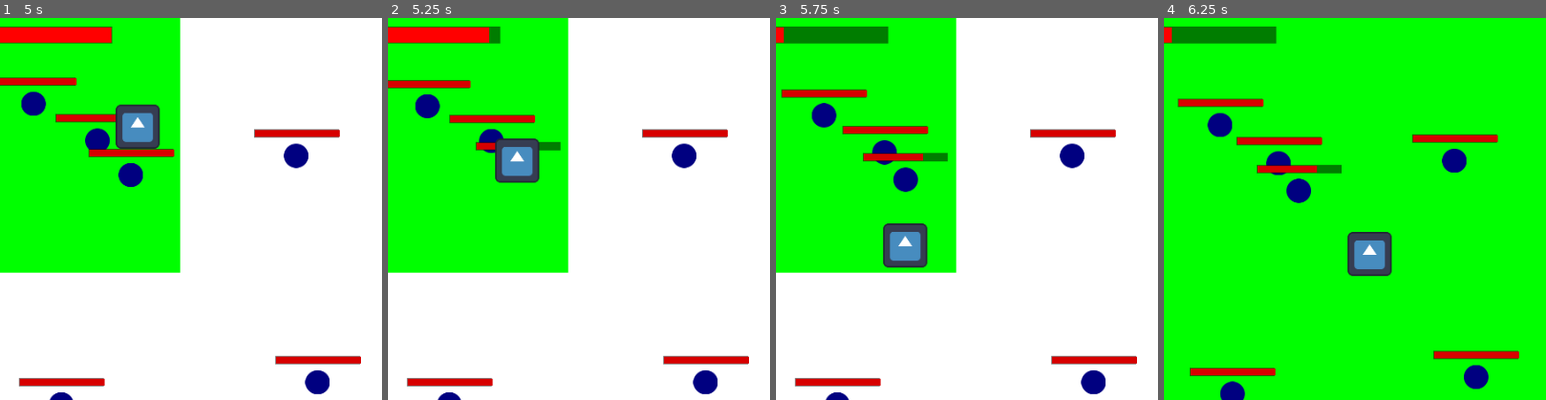
Above: before the commit, frames 1-4 (left to right).
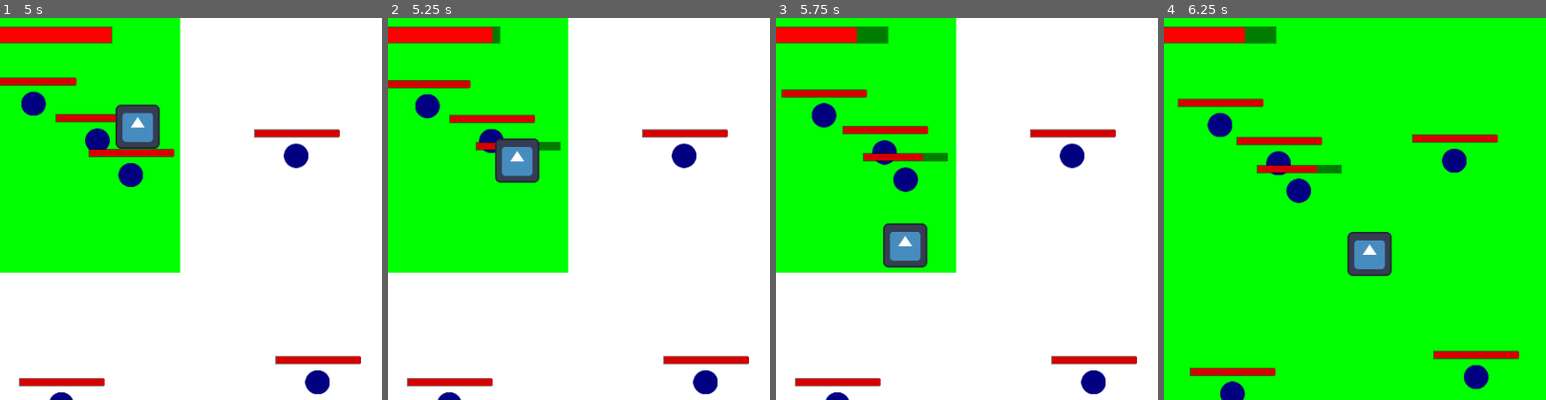
Above: after the commit, the same moments.

Repository: Jcalafange/IA_para_jogos
Game: Godot game, scene res://Cena1.tscn
Two runs of this game, one before a commit and one after it. Both use one fixed random seed, a clock stepped at 60 frames per second and the inputs below. The engine's default icon, where the game draws it, is replaced by a stand-in: a white triangle on a blue panel in a dark square.
Inputs (mouse positions are % of the whole screen's width and height, from its top left):
- Up to frame 1 (5 s): move the mouse to (72, 45) at 0.52 s; hold D (move_right) 0.53-1.28 s; click (72, 45) at 0.67 s; move the mouse to (30, 55) at 1.27 s; hold S (move_down) 1.28-2.03 s; move the mouse to (60, 28) at 2.02 s; hold D (move_right) 2.03-2.78 s; move the mouse to (45, 70) at 2.77 s; hold W (move_up) 2.78-3.53 s; click (45, 70) at 2.92 s; move the mouse to (80, 65) at 3.52 s; hold A (move_left) from 3.53 s (still down); move the mouse to (20, 35) at 4.27 s
- Up to frame 2 (5.25 s): move the mouse to (55, 50) at 5.02 s; release A (move_left) at 5.03 s; hold S (move_down) from 5.03 s (still down); click (55, 50) at 5.17 s
- Up to frame 3 (5.75 s): keep holding S (move_down)
- Up to frame 4 (6.25 s): move the mouse to (35, 25) at 5.77 s; release S (move_down) at 5.78 s; hold D (move_right) from 5.78 s (still down)
The pictures show only the part of the screen within x 10-60%, y 0-50%; the shares and areas given below are measured in that part.

Frame 1 is identical in both runs. In frame 2, less than 0.1% of the frame differs, in the area x 26-28%, y 2-7%; in frame 3, 0.8%, in the area x 2-22%, y 2-7%; in frame 4, 0.8%.

Commit message:
HPBar acompanhando certinho

Diff:
--- a/Scripts/GameController.gd
+++ b/Scripts/GameController.gd
@@ -70,7 +70,7 @@
 		ball.connect("exited_zone", Callable(self, "remove_ball_from_zone"))
 
 func _on_player_status_change(currentLife):
-	hpBar.size.x = (currentLife/100.0) * hpBar.size.x # Replace with function body.
+	hpBar.size.x = (currentLife/100.0) * 198.0 # Replace with function body.
 
 # Função chamada quando uma bola entra em uma zona
 func _on_ball_entered_zone(zone: ZoneController, ball: ballController) -> void:
--- a/Scripts/bola.gd
+++ b/Scripts/bola.gd
@@ -87,6 +87,7 @@
 
 func increase_health():
 	currentLife = min(currentLife + 20, maxLife)  # Aumenta a vida em 20, mas não ultrapassa maxLife
+	StatusChange.emit(currentLife)
 	print("Vida aumentada! Vida atual:", currentLife)
 
 func connect_power_up_speed(power_up):
